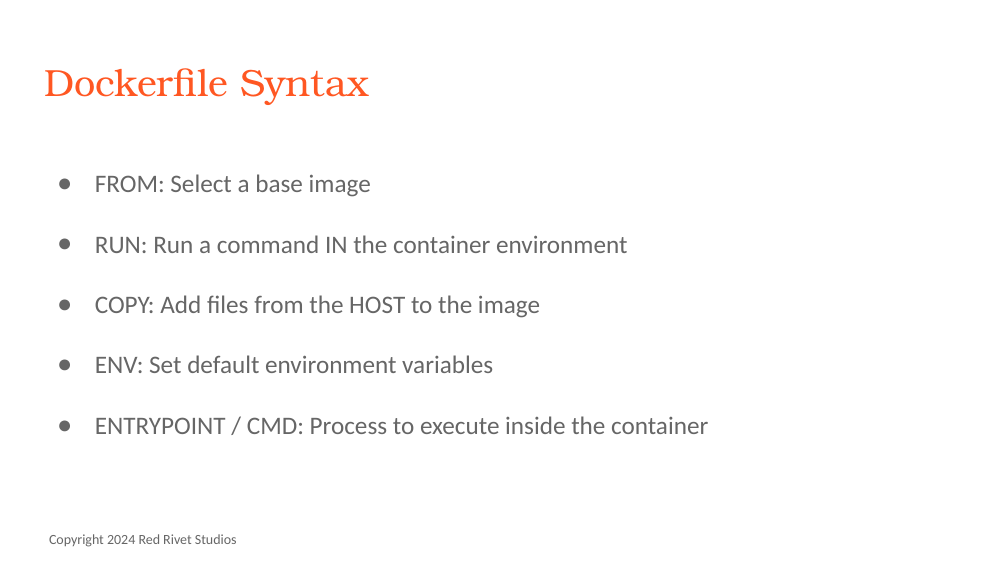
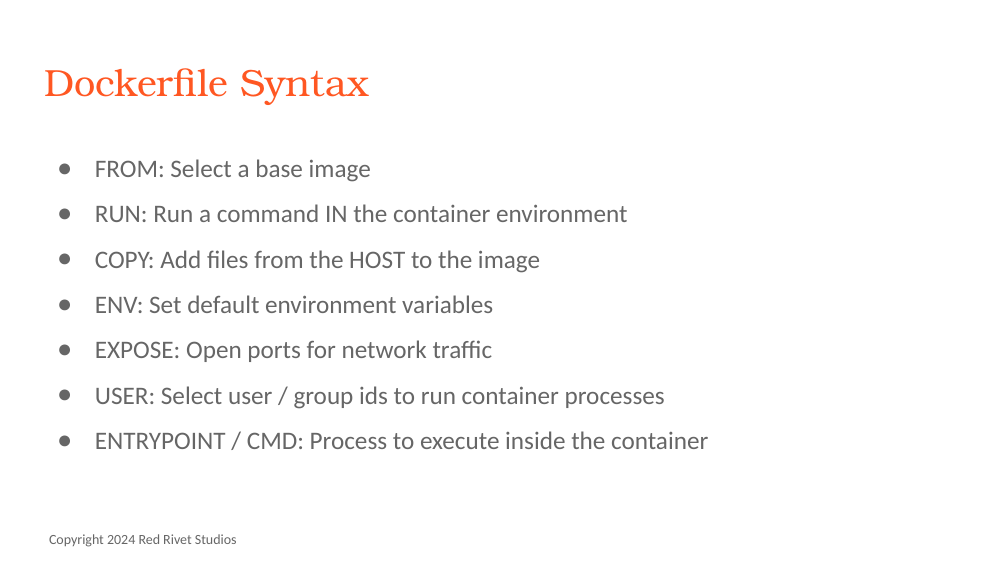
Before and after one commit to jrrickerson/fun-docker, a slide deck: slide 7 of slides/03 - Container Images.pptx. Drawn at 1008x567 pixels with LibreOffice and Linux fonts; fonts in the diff are those of the drawing. Boxes give left, top, right and bottom in pixels: in the first picture for what was removed or moved away, otherwise in the second. Text is boxed around its words. In the diff, an @@ line names an element or a change of style, - is before the commit and + after.

```diff
--- a/slides/03 - Container Images.pptx
+++ b/slides/03 - Container Images.pptx
@@ text at (x1=95, y1=159, x2=708, y2=449): line spacing 2 to 1.5 @@
@@ text at (x1=95, y1=340, x2=665, y2=409): paragraphs added @@
+● EXPOSE: Open ports for network traffic
+● USER: Select user / group ids to run container processes
```
Also in this commit, not shown: 2 other slides changed, 8 other files.
